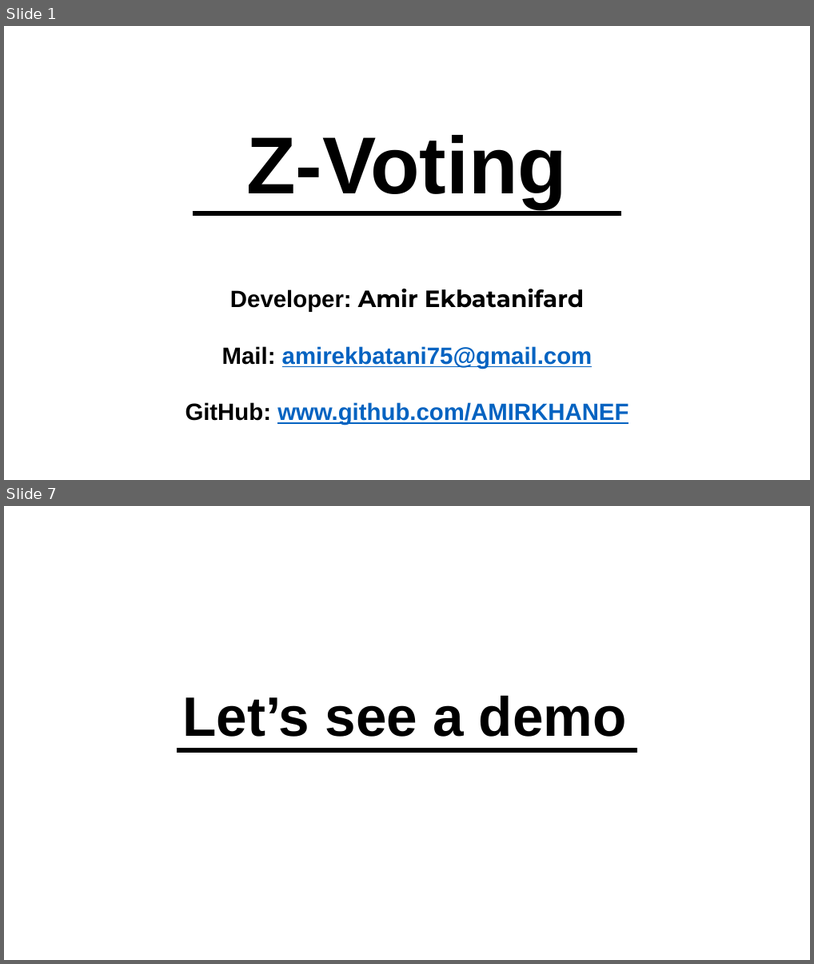
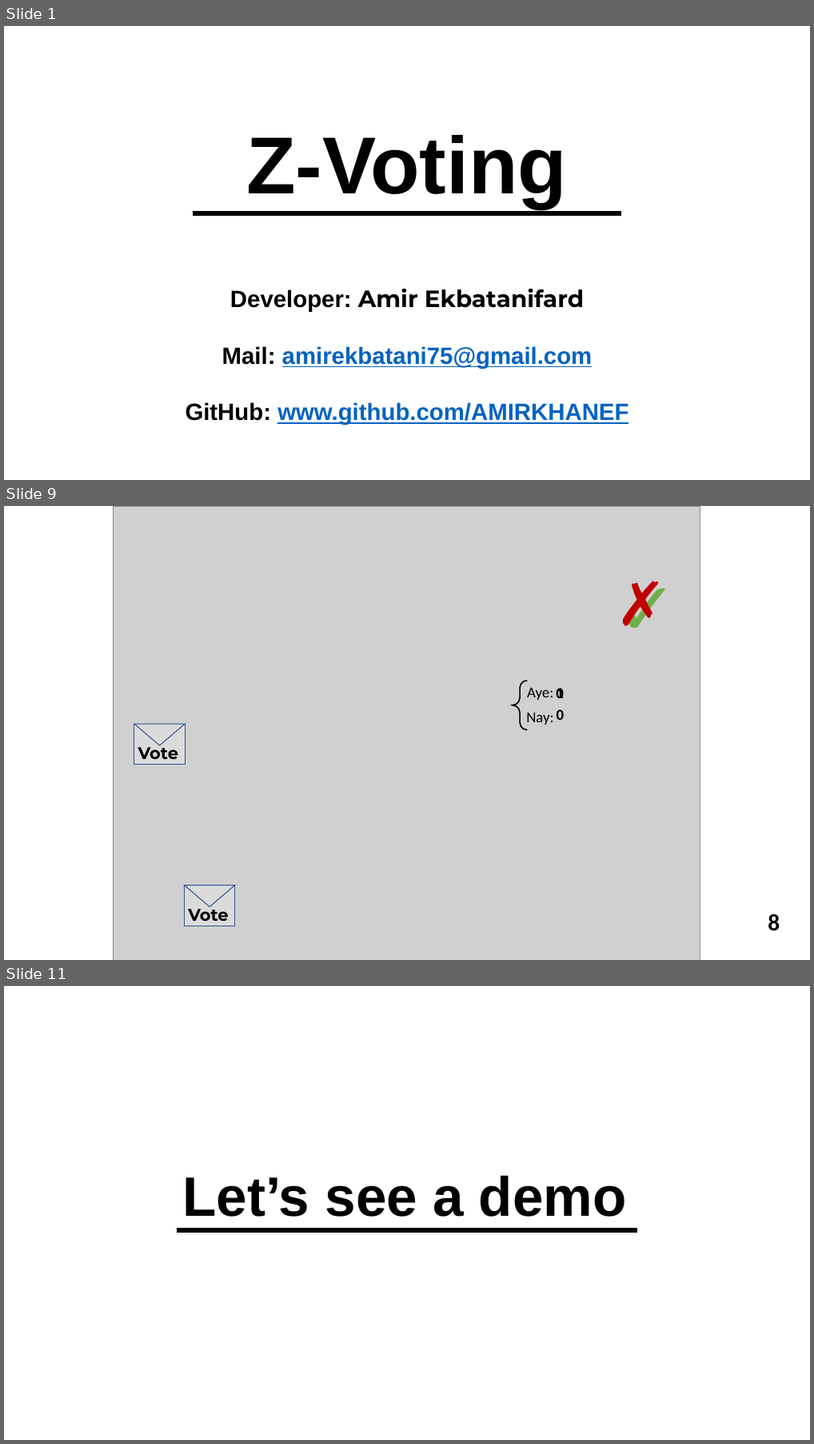
Before and after one commit to AMIRKHANEF/Z-Voting, a slide deck: Z-Voting presentation.pptx. Shown one above the other, each under a label of ours: slides 1 and 7 before the commit, slides 1, 9 and 11 after it; the slides between them are not shown. The pictures are 814x964 and 814x1444 pixels, drawn with LibreOffice and Linux fonts; fonts in the diff are those of the drawing; grey boxes stand for pictures. Boxes give left, top, right and bottom in pixels: in the first picture for what was removed or moved away, otherwise in the second. Text is boxed around its words. In the diff, an @@ line names an element or a change of style, - is before the commit and + after.

```diff
--- a/Z-Voting presentation.pptx
+++ b/Z-Voting presentation.pptx
@@ slide 9 added at (x1=4, y1=506, x2=810, y2=960), background #FFFFFF @@
@@ picture added at (x1=113, y1=507, x2=700, y2=960) @@
@@ text added at (x1=610, y1=559, x2=680, y2=654), 88 pt, text #70AD47, bold @@
+✓
@@ text added at (x1=610, y1=562, x2=662, y2=641), 72 pt, text #C00000, bold @@
+✗
@@ left brace added at (x1=513, y1=680, x2=527, y2=730), outline #000000 1.5 pt @@
@@ text added at (x1=527, y1=688, x2=554, y2=700), 18 pt, text #000000 @@
+Aye:
@@ text added at (x1=556, y1=688, x2=564, y2=698), 18 pt, text #000000, bold @@
+0
@@ text added at (x1=556, y1=688, x2=564, y2=698), 18 pt, text #000000, bold @@
+1
@@ text added at (x1=526, y1=712, x2=554, y2=724), 18 pt, text #000000 @@
+Nay:
@@ text added at (x1=557, y1=709, x2=565, y2=720), 18 pt, text #000000, bold @@
+0
@@ rectangle added at (x1=134, y1=724, x2=186, y2=764), fill #DBDBDB, outline #325491 1 pt @@
@@ triangle added at (x1=134, y1=724, x2=186, y2=745), fill #DBDBDB, outline #325491 1 pt @@
@@ text added at (x1=138, y1=743, x2=178, y2=764), 20 pt, text #000000, bold @@
+Vote
@@ rectangle added at (x1=184, y1=884, x2=235, y2=925), fill #DBDBDB, outline #325491 1 pt @@
@@ triangle added at (x1=184, y1=884, x2=235, y2=907), fill #DBDBDB, outline #325491 1 pt @@
@@ text added at (x1=188, y1=904, x2=228, y2=920), 20 pt, text #000000, bold @@
+Vote
@@ text added at (x1=768, y1=913, x2=780, y2=931), 28 pt, text #000000, bold @@
+8
@@ what was slide 7 is now slide 11 @@
```
Also in this commit, not shown: 3 slides changed, 5 other slides added, 2 slides removed.
